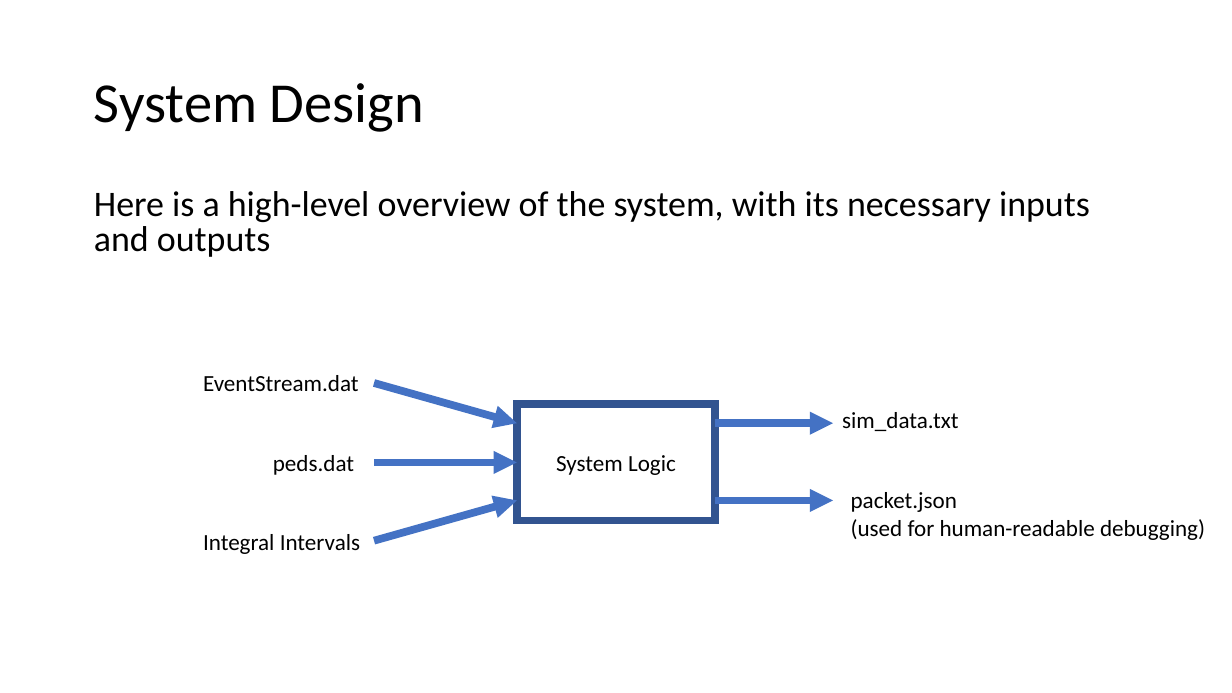
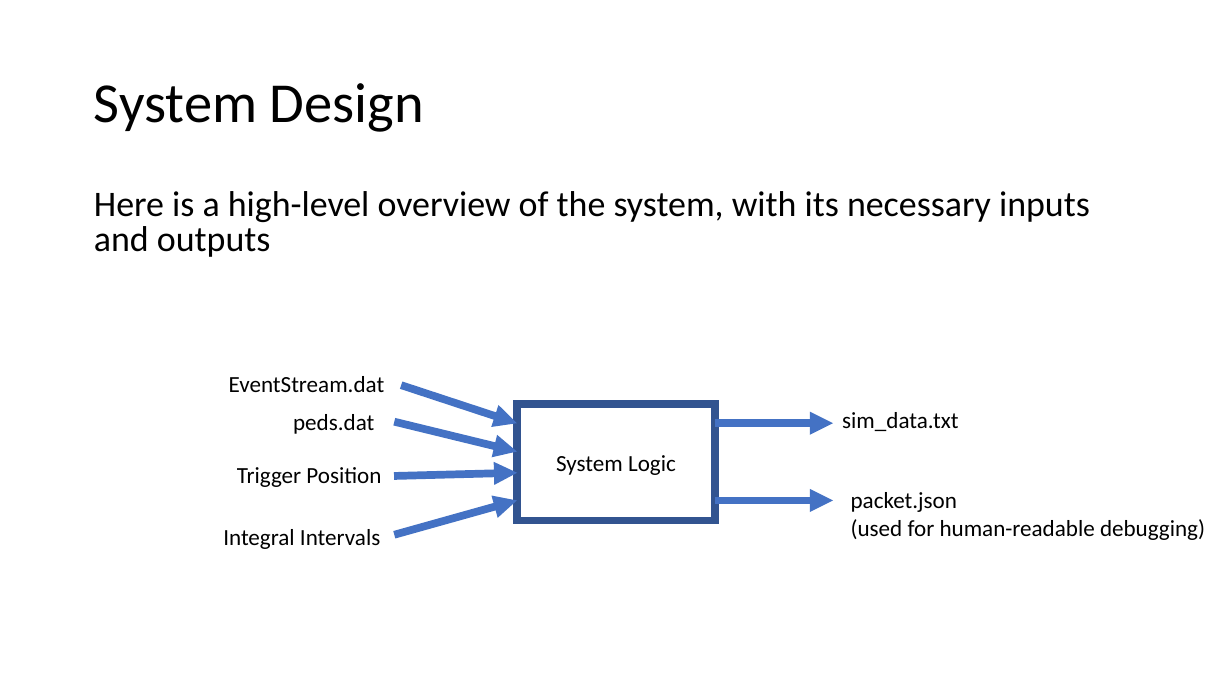
Before and after one commit to meagancheese/research, a slide deck: slide 7 of Research Summary.pptx. Drawn at 1232x693 pixels with LibreOffice and Linux fonts; fonts in the diff are those of the drawing. Boxes give left, top, right and bottom in pixels: in the first picture for what was removed or moved away, otherwise in the second. Text is boxed around its words. In the diff, an @@ line names an element or a change of style, - is before the commit and + after.

```diff
--- a/Research Summary.pptx
+++ b/Research Summary.pptx
@@ text "EventStream.dat": place and size @@
-text "EventStream.dat" at <box>203,375,359,391</box>
+text "EventStream.dat" at <box>229,376,385,392</box>
@@ arrow moved from (374, 384) - (517, 423) to (401, 385) - (517, 423) @@
@@ text "peds.dat": place and size @@
-text "peds.dat" at <box>273,455,354,475</box>
+text "peds.dat" at <box>293,414,374,434</box>
@@ arrow moved from (374, 462) - (517, 462) to (395, 421) - (517, 452) @@
@@ text added at <box>237,467,381,487</box>, 18 pt, text #000000 @@
+Trigger Position
@@ arrow added from (394, 476) to (518, 473), #4472C4 6 pt @@
@@ arrow moved from (374, 541) - (517, 501) to (395, 535) - (517, 501) @@
@@ text "Integral Intervals": place and size @@
-text "Integral Intervals" at <box>203,534,360,554</box>
+text "Integral Intervals" at <box>223,529,380,549</box>
```
Also in this commit, not shown: 2 other slides changed, 1 slide added.
